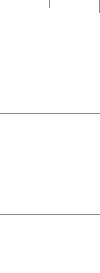
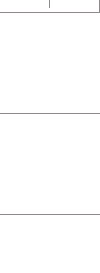
Layer changes from the first w=100, h=273 image to the second:
painted on "Layer 1" over [left=0, top=12, right=99, bottom=13]
